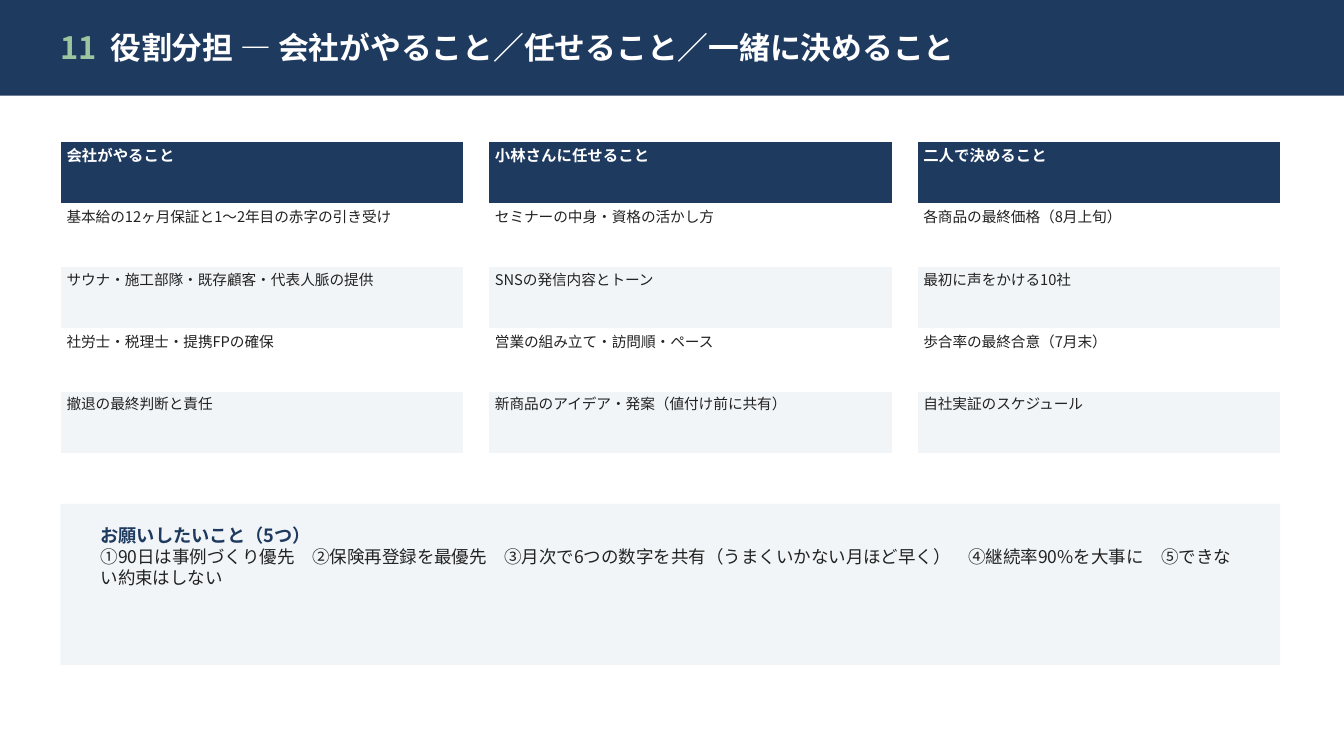
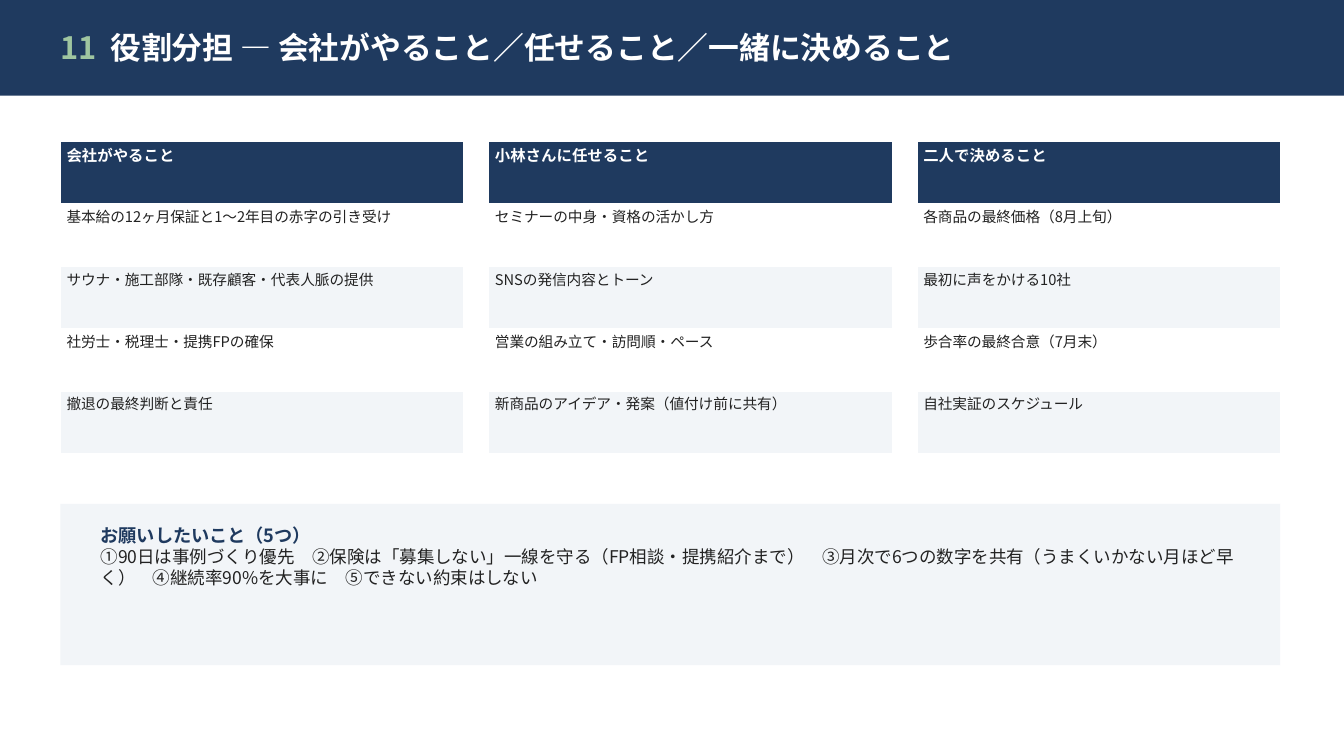
Before and after one commit to hiroaki-hab/test-repo-my-first-codex-smart-support-dev, a slide deck: slide 12 of wellness-business-plan/slides/ウェルネス事業_会社計画案_小林さん検討用.pptx. Drawn at 1344x756 pixels with LibreOffice and Linux fonts; fonts in the diff are those of the drawing. Boxes give left, top, right and bottom in pixels: in the first picture for what was removed or moved away, otherwise in the second. Text is boxed around its words. In the diff, an @@ line names an element or a change of style, - is before the commit and + after.

```diff
--- a/wellness-business-plan/slides/ウェルネス事業_会社計画案_小林さん検討用.pptx
+++ b/wellness-business-plan/slides/ウェルネス事業_会社計画案_小林さん検討用.pptx
@@ text at (101, 548, 1234, 586): text changed @@
-①90日は事例づくり優先 ②保険再登録を最優先 ③月次で6つの数字を共有（うまくいかない月ほど早く） ④継続率90%を大事に ⑤できない約束はしない
+①90日は事例づくり優先 ②保険は「募集しない」一線を守る（FP相談・提携紹介まで） ③月次で6つの数字を共有（うまくいかない月ほど早く） ④継続率90%を大事に ⑤できない約束はしない
```
Also in this commit, not shown: 4 other slides changed, 1 other file.
